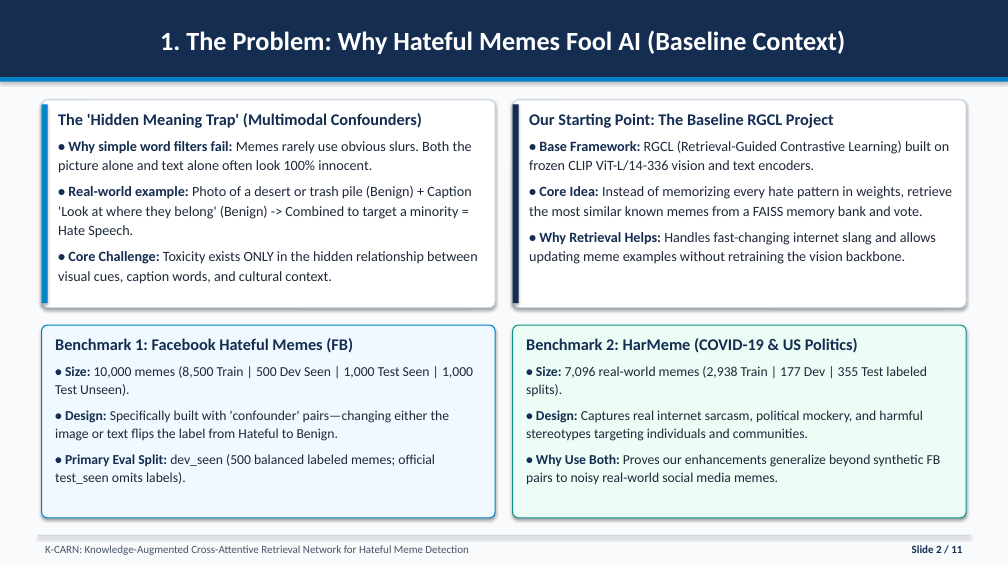
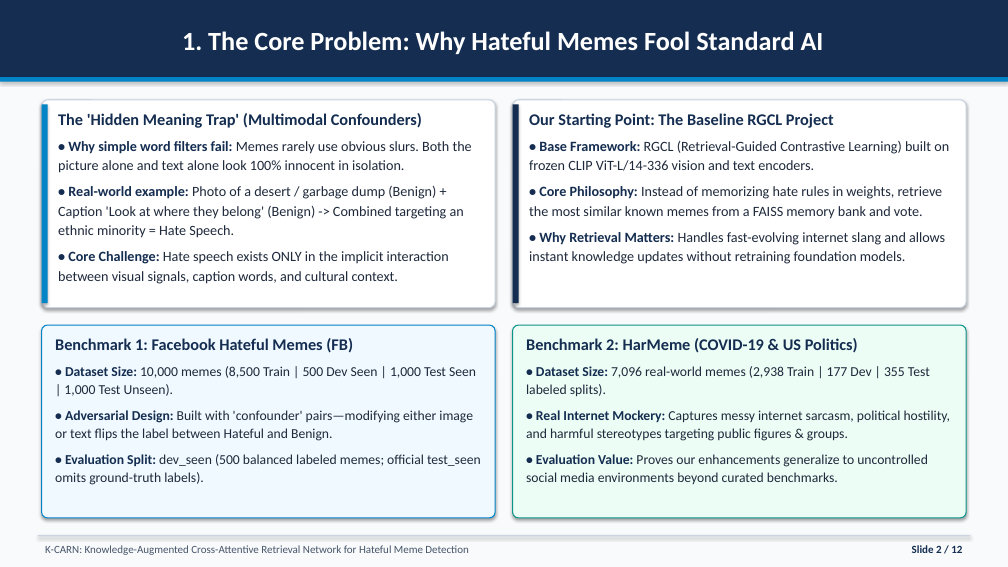
Before and after one commit to ESHANT05/rm_project, a slide deck: slide 2 of RGCL_Paper_Presentation.pptx. Drawn at 1008x567 pixels with LibreOffice and Linux fonts; fonts in the diff are those of the drawing. Boxes give left, top, right and bottom in pixels: in the first picture for what was removed or moved away, otherwise in the second. Text is boxed around its words. In the diff, an @@ line names an element or a change of style, - is before the commit and + after.

Commit message:
Add baseline workflow revision slides with light red theme and full OCR dashboard

```diff
--- a/RGCL_Paper_Presentation.pptx
+++ b/RGCL_Paper_Presentation.pptx
@@ title at [182,31,824,54]: text changed @@
-1. The Problem: Why Hateful Memes Fool AI (Baseline Context)
+1. The Core Problem: Why Hateful Memes Fool Standard AI
@@ text at [58,141,472,284]: text changed @@
-• Why simple word filters fail: Memes rarely use obvious slurs. Both the picture alone and text alone often look 100% innocent.
-• Real-world example: Photo of a desert or trash pile (Benign) + Caption 'Look at where they belong' (Benign) -> Combined to target a minority = Hate Speech.
-• Core Challenge: Toxicity exists ONLY in the hidden relationship between visual cues, caption words, and cultural context.
+• Why simple word filters fail: Memes rarely use obvious slurs. Both the picture alone and text alone look 100% innocent in isolation.
+• Real-world example: Photo of a desert / garbage dump (Benign) + Caption 'Look at where they belong' (Benign) -> Combined targeting an ethnic minority = Hate Speech.
+• Core Challenge: Hate speech exists ONLY in the implicit interaction between visual signals, caption words, and cultural context.
@@ text at [529,186,945,264]: text changed @@
-• Core Idea: Instead of memorizing every hate pattern in weights, retrieve the most similar known memes from a FAISS memory bank and vote.
-• Why Retrieval Helps: Handles fast-changing internet slang and allows updating meme examples without retraining the vision backbone.
+• Core Philosophy: Instead of memorizing hate rules in weights, retrieve the most similar known memes from a FAISS memory bank and vote.
+• Why Retrieval Matters: Handles fast-evolving internet slang and allows instant knowledge updates without retraining foundation models.
@@ text at [55,366,481,485]: text changed @@
-• Size: 10,000 memes (8,500 Train | 500 Dev Seen | 1,000 Test Seen | 1,000 Test Unseen).
-• Design: Specifically built with 'confounder' pairs—changing either the image or text flips the label from Hateful to Benign.
-• Primary Eval Split: dev_seen (500 balanced labeled memes; official test_seen omits labels).
+• Dataset Size: 10,000 memes (8,500 Train | 500 Dev Seen | 1,000 Test Seen | 1,000 Test Unseen).
+• Adversarial Design: Built with 'confounder' pairs—modifying either image or text flips the label between Hateful and Benign.
+• Evaluation Split: dev_seen (500 balanced labeled memes; official test_seen omits ground-truth labels).
@@ text at [526,366,950,484]: text changed @@
-• Size: 7,096 real-world memes (2,938 Train | 177 Dev | 355 Test labeled splits).
-• Design: Captures real internet sarcasm, political mockery, and harmful stereotypes targeting individuals and communities.
-• Why Use Both: Proves our enhancements generalize beyond synthetic FB pairs to noisy real-world social media memes.
+• Dataset Size: 7,096 real-world memes (2,938 Train | 177 Dev | 355 Test labeled splits).
+• Real Internet Mockery: Captures messy internet sarcasm, political hostility, and harmful stereotypes targeting public figures & groups.
+• Evaluation Value: Proves our enhancements generalize to uncontrolled social media environments beyond curated benchmarks.
@@ text at [912,545,962,553]: text changed @@
-Slide 2 / 11
+Slide 2 / 12
```
Also in this commit, not shown: 8 other slides changed, 2 slides added, 1 slide removed, 5 other files.
